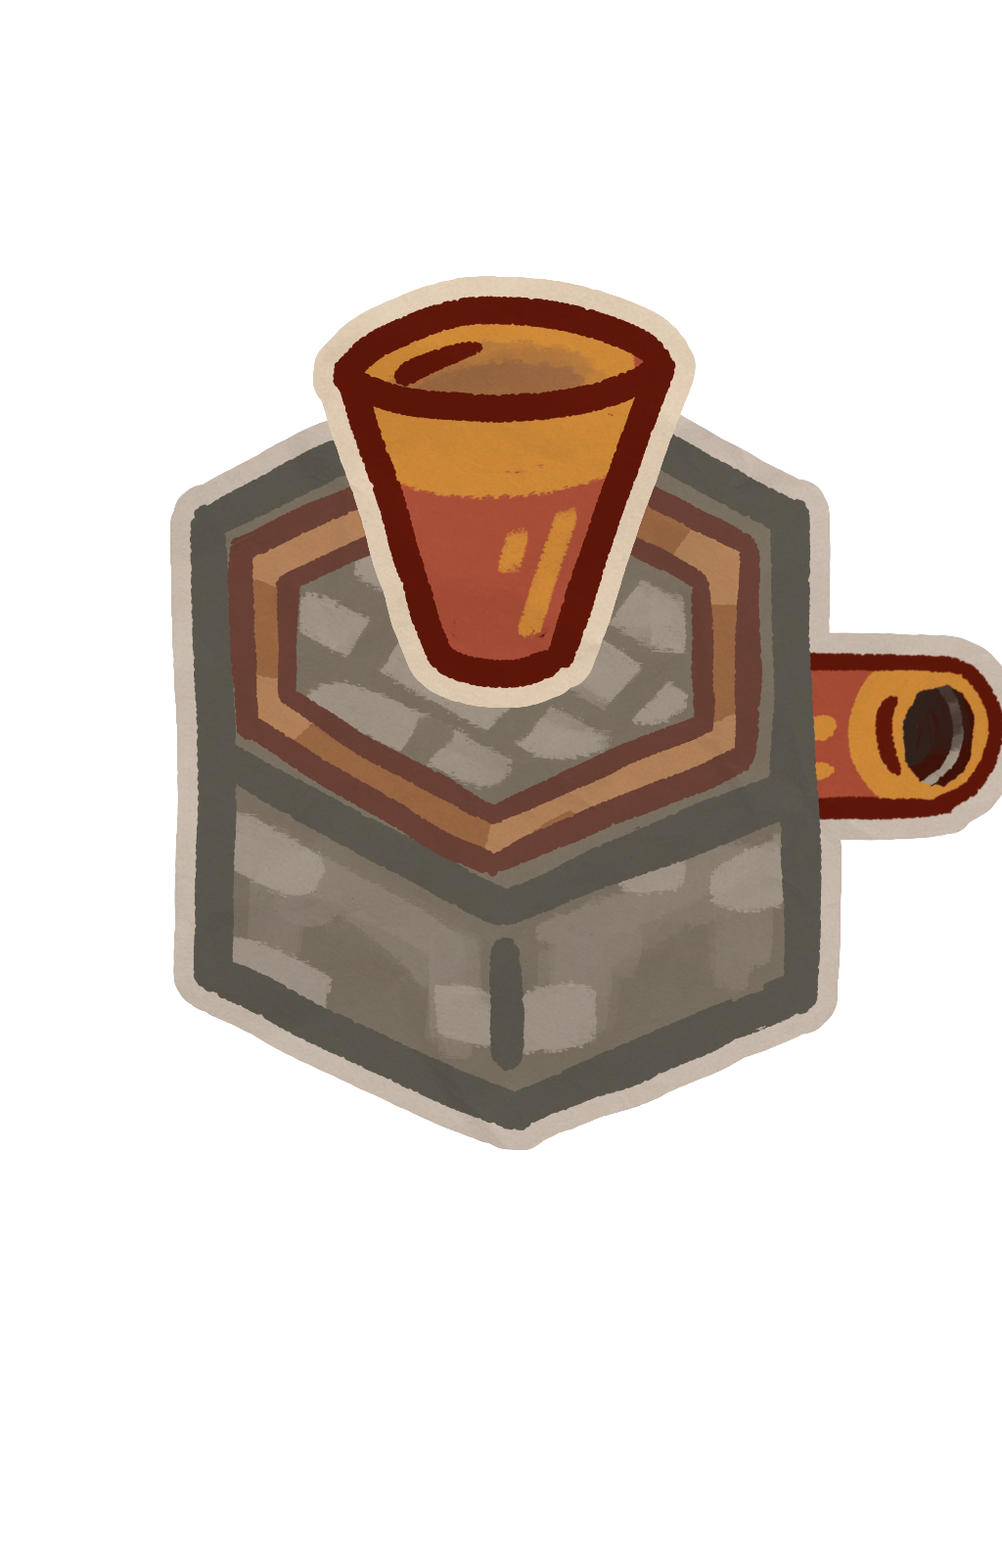
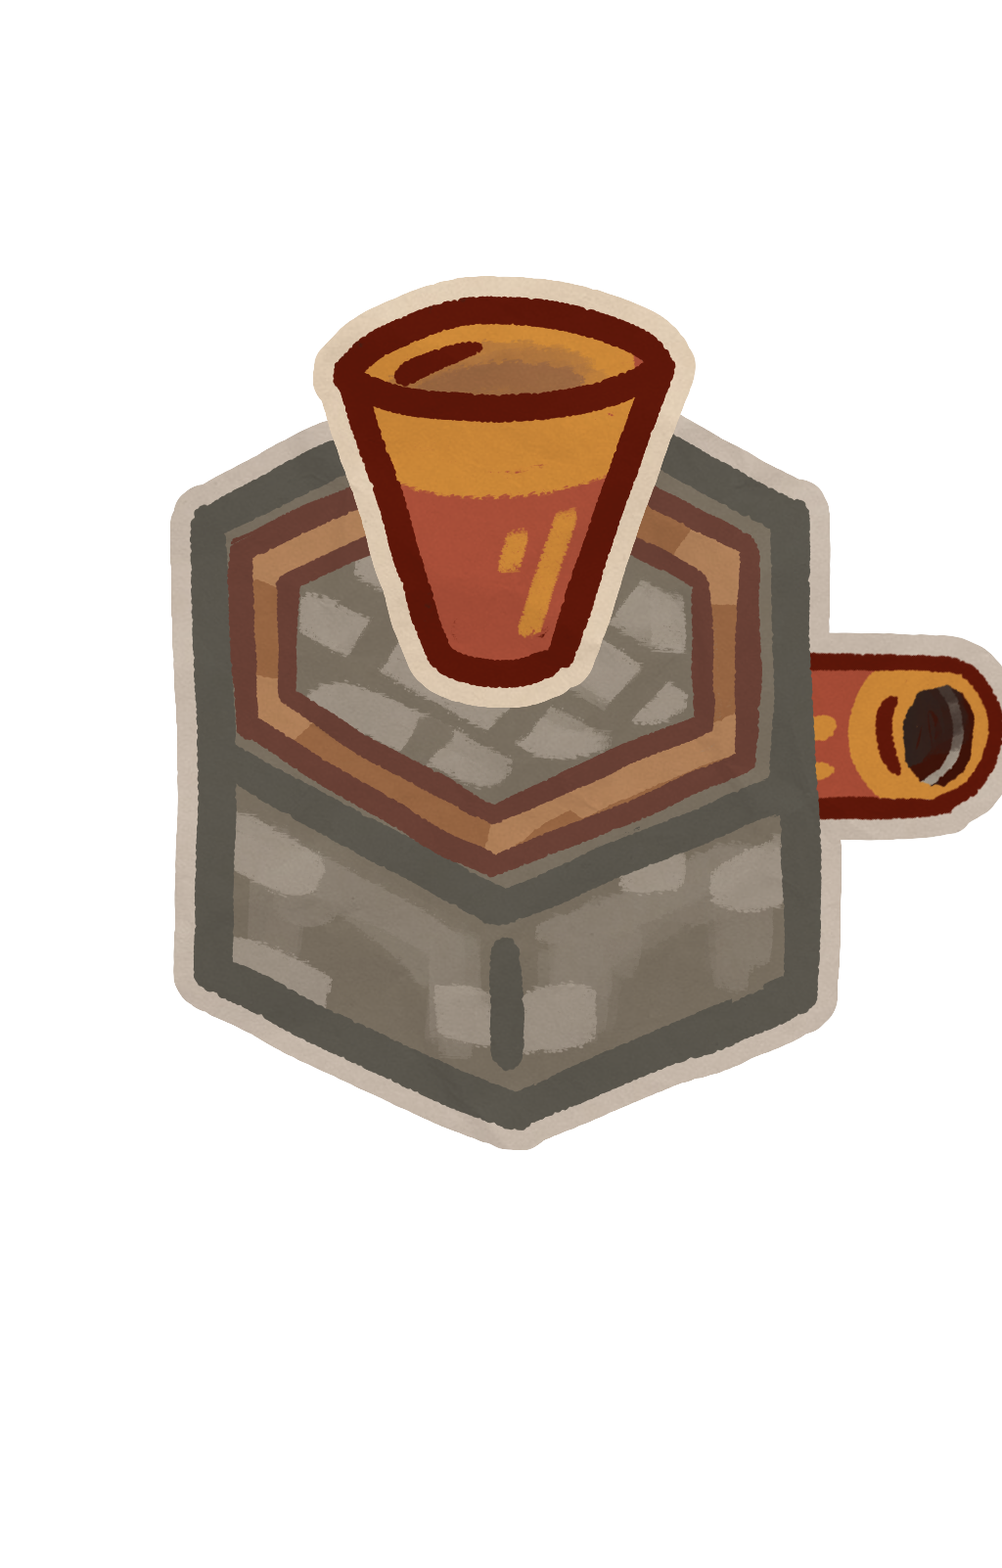
Layers edited between the first and the second 1002 × 1568 image:
pixels changed over bbox(478, 747, 807, 1141) (layer not identified)